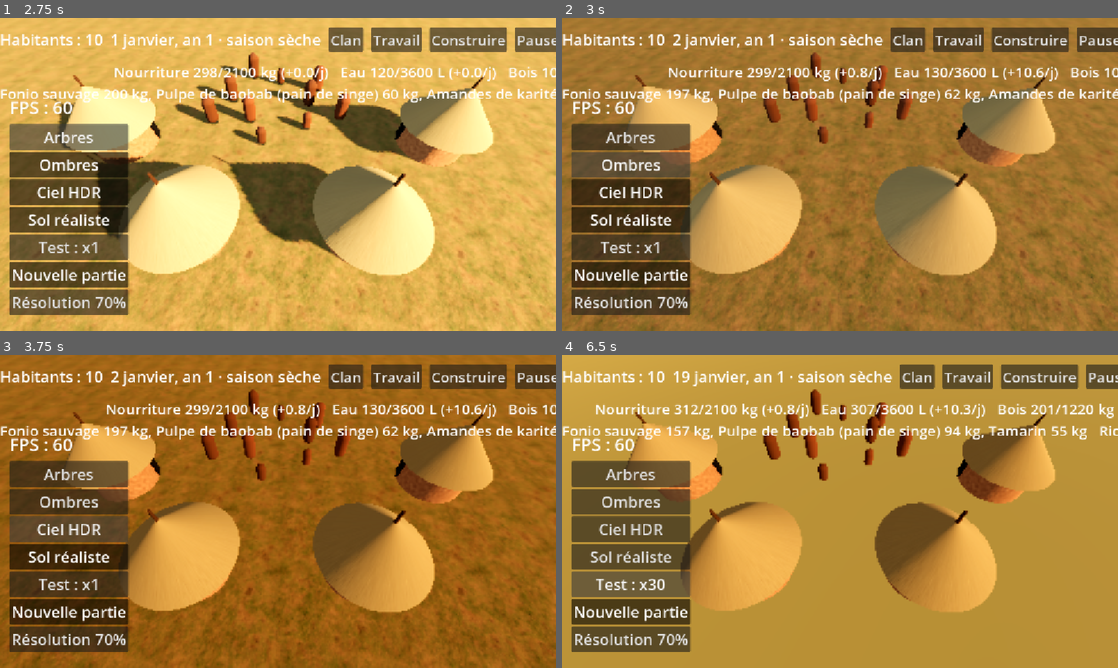
Above: before the commit, frames 1-4 (two rows, left to right).
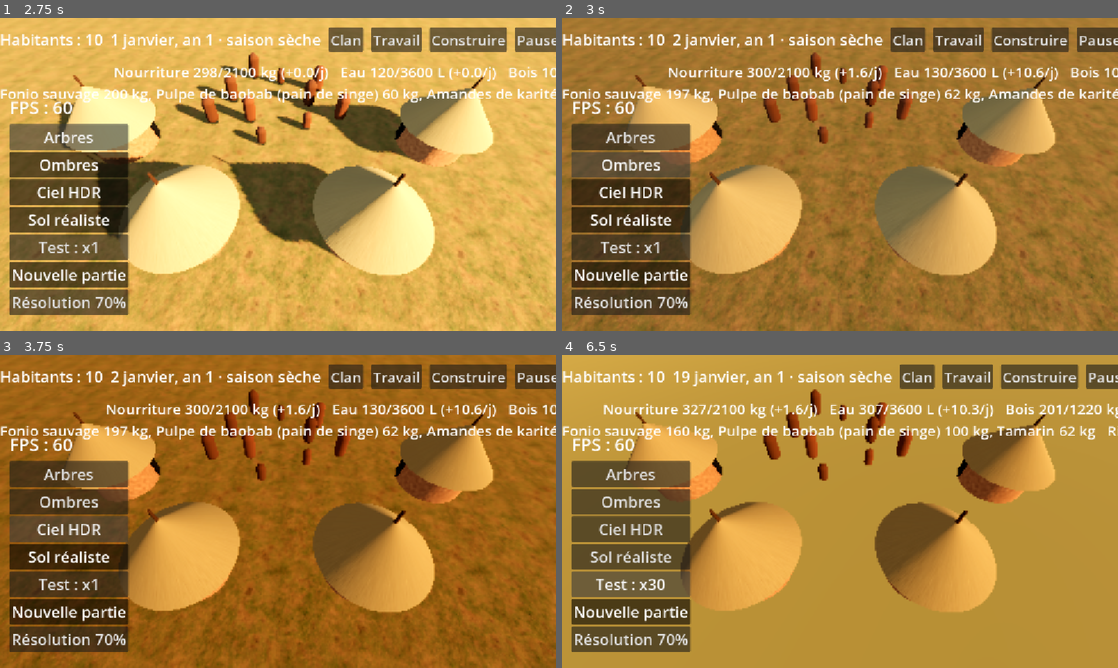
Above: after the commit, the same moments.

Repository: barroapk/faso-kanou
Game: Godot game, scene res://scenes/main.tscn
Two runs of this game, one before a commit and one after it. Both use one fixed random seed, a clock stepped at 60 frames per second and the inputs below. A sky picture missing from this copy of the repository is replaced by a grey-blue gradient.
Inputs:
- Up to frame 1 (2.75 s): click "Nouvelle partie" at 0.5 s; click "Nouvelle partie" at 1.25 s; click "Arbres" at 2 s
- Up to frame 2 (3 s): click "Ombres" at 2.75 s
- Up to frame 3 (3.75 s): click "Ciel HDR" at 3.5 s
- Up to frame 4 (6.5 s): click "Sol réaliste" at 4.25 s; click "Test : x1" at 5 s; click "Test : x8" at 5.75 s

Frame 1 is identical in both runs. In frame 2, 0.1% of the frame differs, in the area x 33-55%, y 16-20%; in frame 3, 0.1%; in frame 4, 2.4%, in the area x 6-100%, y 15-28%.

Commit message:
v0.3.16 A2 : archipel, une île par clan, bateaux

Diff:
--- a/data/clans.json
+++ b/data/clans.json
@@ -5,7 +5,6 @@
       "nom": "BARRO FASO",
       "chef_fixe": {"prenom": "Clavers", "nom": "BARRO"},
       "origine": "clan ancien venu de l'ouest, le plus avancé de la région",
-      "territoire": {"zone": "Nord, au pied du massif", "x": 250.0, "z": -650.0},
       "graine": 7001,
       "fondateurs": [
         {"prenom": "Clavers", "nom": "BARRO", "sexe": "H", "age": 40, "famille": 1, "metier": "chef"},
@@ -30,13 +29,12 @@
       "outils": {"hache_pierre": 2, "arc": 2, "lance": 2, "meule": 1},
       "connaissances": ["charbonnage", "agriculture"],
       "semences": {"mil": 40.0, "sorgho": 30.0},
-      "region": "nord"
+      "ile": "wobe"
     },
     "konate": {
       "nom": "Clan KONATÉ",
       "chef_fixe": {},
       "origine": "clan venu de Dédougou, arrivé en même temps que le joueur",
-      "territoire": {"zone": "Sud, au bord de la rivière", "x": -420.0, "z": 520.0},
       "graine": 7002,
       "fondateurs": [
         {"prenom": "Moussa", "nom": "KONATÉ", "sexe": "H", "age": 36, "famille": 1, "metier": "chef"},
@@ -56,7 +54,7 @@
       "stocks": {"nourriture": 300.0, "eau": 150.0, "bois": 100.0, "sel": 20.0},
       "outils": {"hache_pierre": 1, "arc": 1, "lance": 1},
       "connaissances": [],
-      "region": "sud"
+      "ile": "dafra"
     }
   }
 }
--- /dev/null
+++ b/data/iles.json
@@ -0,0 +1,60 @@
+{
+  "_notes": "Archipel de Faso Kanou. Chaque clan vit sur sa propre île ; on passe d'une île à l'autre seulement par bateau. carte : position en km sur la carte du monde. surface_ha et cultivable_ha : hectares (1 km² = 100 ha). fertilite : 1 = sol moyen. pluie_mm : pluie d'une année normale. ruissellement : part de la pluie qui coule (retenues). richesse : 1 = normal ; multiplie ce que rapportent la coupe de bois, la chasse, la cueillette et, plus tard, les carrières, les mines et la pêche. Les terres ne grandissent jamais : seules les améliorations augmentent ce qu'un hectare produit.",
+  "archipel": {"nom": "Archipel de Faso Kanou", "largeur_km": 900, "hauteur_km": 700},
+  "iles": {
+    "kossi": {
+      "nom": "Île de Kossi", "forme": "grande plaine centrale entourée de collines basses", "relief": "plaine",
+      "carte": {"x": 420.0, "z": 330.0},
+      "surface_ha": 1200000, "cultivable_ha": 520000, "fertilite": 1.0, "pluie_mm": 850, "ruissellement": 0.10,
+      "eau_douce": {"rivieres": 2, "sources": 3, "nappe": "peu profonde"},
+      "littoral": {"baies": 2, "port_naturel": true},
+      "richesse": {"bois": 1.0, "chasse": 1.1, "cueillette": 1.1, "pierre": 0.6, "argile": 1.2, "fer": 0.4, "or": 0.2, "sel": 0.3, "poisson": 0.9},
+      "clan": ""
+    },
+    "sanga": {
+      "nom": "Île de Sanga", "forme": "île longue et étroite, découpée de nombreuses baies", "relief": "dunes et plateaux bas",
+      "carte": {"x": 160.0, "z": 520.0},
+      "surface_ha": 650000, "cultivable_ha": 190000, "fertilite": 0.75, "pluie_mm": 700, "ruissellement": 0.08,
+      "eau_douce": {"rivieres": 0, "sources": 4, "nappe": "moyenne"},
+      "littoral": {"baies": 7, "port_naturel": true},
+      "richesse": {"bois": 0.6, "chasse": 0.7, "cueillette": 0.9, "pierre": 0.8, "argile": 0.7, "fer": 0.3, "or": 0.1, "sel": 1.6, "poisson": 1.6},
+      "clan": ""
+    },
+    "kouri": {
+      "nom": "Île de Kouri", "forme": "grande île sèche, plateaux de latérite et oasis", "relief": "plateaux",
+      "carte": {"x": 700.0, "z": 120.0},
+      "surface_ha": 1500000, "cultivable_ha": 300000, "fertilite": 0.65, "pluie_mm": 450, "ruissellement": 0.18,
+      "eau_douce": {"rivieres": 0, "sources": 2, "nappe": "profonde"},
+      "littoral": {"baies": 1, "port_naturel": false},
+      "richesse": {"bois": 0.5, "chasse": 0.8, "cueillette": 0.6, "pierre": 1.3, "argile": 0.8, "fer": 1.0, "or": 1.5, "sel": 1.2, "poisson": 0.7},
+      "clan": ""
+    },
+    "bane": {
+      "nom": "Île de Bané", "forme": "petite île ronde autour d'un ancien volcan", "relief": "volcan et pentes",
+      "carte": {"x": 560.0, "z": 600.0},
+      "surface_ha": 280000, "cultivable_ha": 120000, "fertilite": 1.3, "pluie_mm": 1050, "ruissellement": 0.20,
+      "eau_douce": {"rivieres": 1, "sources": 6, "nappe": "peu profonde"},
+      "littoral": {"baies": 1, "port_naturel": false},
+      "richesse": {"bois": 1.2, "chasse": 0.8, "cueillette": 1.3, "pierre": 1.4, "argile": 0.6, "fer": 0.5, "or": 0.1, "sel": 0.2, "poisson": 1.0},
+      "clan": ""
+    },
+    "wobe": {
+      "nom": "Île de Wobé", "forme": "île de montagnes, vallées étroites", "relief": "montagnes",
+      "carte": {"x": 250.0, "z": 120.0},
+      "surface_ha": 900000, "cultivable_ha": 210000, "fertilite": 0.85, "pluie_mm": 650, "ruissellement": 0.22,
+      "eau_douce": {"rivieres": 3, "sources": 5, "nappe": "moyenne"},
+      "littoral": {"baies": 2, "port_naturel": true},
+      "richesse": {"bois": 0.9, "chasse": 1.0, "cueillette": 0.8, "pierre": 1.6, "argile": 0.9, "fer": 1.6, "or": 0.6, "sel": 0.4, "poisson": 0.8},
+      "clan": "barro_faso"
+    },
+    "dafra": {
+      "nom": "Île de Dafra", "forme": "île de forêts et de collines, coupée par un grand fleuve", "relief": "collines boisées",
+      "carte": {"x": 800.0, "z": 480.0},
+      "surface_ha": 800000, "cultivable_ha": 330000, "fertilite": 1.1, "pluie_mm": 1000, "ruissellement": 0.10,
+      "eau_douce": {"rivieres": 4, "sources": 3, "nappe": "peu profonde"},
+      "littoral": {"baies": 3, "port_naturel": false},
+      "richesse": {"bois": 1.5, "chasse": 1.3, "cueillette": 1.2, "pierre": 0.7, "argile": 1.1, "fer": 0.5, "or": 0.3, "sel": 0.2, "poisson": 1.2},
+      "clan": "konate"
+    }
+  }
+}
--- a/data/terres.json
+++ /dev/null
@@ -1,11 +0,0 @@
-{
-  "_notes": "Le pays fait la taille du Burkina Faso (27,4 millions d'hectares, environ 9 millions cultivables) : assez de terre pour des millions d'habitants. Les terres ne grandissent jamais ; seules les améliorations (fumure, irrigation, outils) augmentent ce qu'un hectare produit. surface_ha et cultivable_ha : hectares. fertilite : 1 = sol moyen. pluie_mm : pluie d'une année normale. ruissellement : part de la pluie qui coule et peut être retenue par un barrage.",
-  "pays": {"nom": "Faso", "surface_ha": 27400000, "cultivable_ha": 9000000},
-  "regions": {
-    "centre": {"nom": "Plateau du centre", "surface_ha": 120000, "cultivable_ha": 42000, "fertilite": 0.9, "pluie_mm": 750, "ruissellement": 0.12, "clan": "joueur"},
-    "nord": {"nom": "Pied du massif", "surface_ha": 150000, "cultivable_ha": 38000, "fertilite": 0.8, "pluie_mm": 600, "ruissellement": 0.15, "clan": "barro_faso"},
-    "sud": {"nom": "Bord de la rivière", "surface_ha": 110000, "cultivable_ha": 48000, "fertilite": 1.05, "pluie_mm": 900, "ruissellement": 0.10, "clan": "konate"},
-    "est": {"nom": "Plaine de l'est", "surface_ha": 200000, "cultivable_ha": 80000, "fertilite": 0.95, "pluie_mm": 800, "ruissellement": 0.12, "clan": ""},
-    "ouest": {"nom": "Vallée de l'ouest", "surface_ha": 180000, "cultivable_ha": 75000, "fertilite": 1.1, "pluie_mm": 950, "ruissellement": 0.10, "clan": ""}
-  }
-}
--- a/scripts/core/agriculture.gd
+++ b/scripts/core/agriculture.gd
@@ -2,7 +2,7 @@
 
 # Agriculture et irrigation (v0.3.16 A).
 # Les champs sont des données (la 3D les montrera plus tard).
-# La terre est limitée : un clan ne cultive que dans sa région (data/terres.json).
+# La terre est limitée : chaque clan cultive seulement son île (data/iles.json).
 # Aucune terre n'est créée ; les améliorations augmentent le rendement, pas la surface.
 # Rendement d'une récolte = rendement de la culture × hectares × fertilité
 #   × part du travail fait^0,7 × part de l'eau reçue.
@@ -17,8 +17,8 @@
 
 var cultures := {}
 var regle := {}
-var region_id := ""
-var region := {}
+var ile_id := ""
+var ile := {}
 var champs: Array = []
 var prochain_id := 1
 var eau_retenue := 0.0                # m³ gardés par les retenues
@@ -29,13 +29,17 @@
     if typeof(c) == TYPE_DICTIONARY:
         cultures = c["cultures"]
         regle = c
-    choisir_region("centre")
-
-func choisir_region(id: String) -> void:
-    var t = JSON.parse_string(FileAccess.get_file_as_string("res://data/terres.json"))
-    if typeof(t) == TYPE_DICTIONARY and t["regions"].has(id):
-        region_id = id
-        region = t["regions"][id]
+    choisir_ile("kossi")
+
+static func catalogue_iles() -> Dictionary:
+    var t = JSON.parse_string(FileAccess.get_file_as_string("res://data/iles.json"))
+    return t["iles"] if typeof(t) == TYPE_DICTIONARY else {}
+
+func choisir_ile(id: String) -> void:
+    var iles := catalogue_iles()
+    if iles.has(id):
+        ile_id = id
+        ile = iles[id]
 
 # ---------- Terre ----------
 
@@ -46,18 +50,18 @@
     return s
 
 func terre_libre() -> float:
-    return maxf(0.0, float(region.get("cultivable_ha", 0.0)) - surface_cultivee())
+    return maxf(0.0, float(ile.get("cultivable_ha", 0.0)) - surface_cultivee())
 
 # Un nouveau champ : il faudra le défricher (travail) avant la première récolte.
 func creer_champ(ha: float) -> String:
     ha = minf(ha, terre_libre())
     if ha < 0.1:
-        return "Plus de terre cultivable libre dans la région."
+        return "Plus de terre cultivable libre sur l'île."
     champs.append({"id": prochain_id, "ha": ha, "culture": "", "etat": "friche",
-        "fertilite": float(region.get("fertilite", 1.0)), "defriche": false,
+        "fertilite": float(ile.get("fertilite", 1.0)), "defriche": false,
         "semis": -1, "jours": 0, "eau": 0.0, "travail": 0.0, "irrigue": false})
     prochain_id += 1
-    evenement.emit("Nouveau champ de %.1f ha (région : %s)." % [ha, region.get("nom", region_id)])
+    evenement.emit("Nouveau champ de %.1f ha (%s)." % [ha, ile.get("nom", ile_id)])
     return ""
 
 func champ(id: int) -> Dictionary:
@@ -159,14 +163,14 @@
     var rec := float(regle.get("recuperation_jachere_an", 0.08)) / 360.0
     for c in champs:
         if c["etat"] != "seme":
-            c["fertilite"] = minf(float(region.get("fertilite", 1.0)), float(c["fertilite"]) + rec)
+            c["fertilite"] = minf(float(ile.get("fertilite", 1.0)), float(c["fertilite"]) + rec)
 
 func _remplir_retenue(cons, pluie: bool, mois: int) -> void:
     var cap: float = cons.effet_total("retenue_m3")
     eau_retenue *= 1.0 - RETENUE_EVAPORATION
     if pluie and cap > 0.0:
-        # Pluie qui ruisselle sur la région, par jour de pluie (1 mm sur 1 ha = 10 m³).
-        var arrivee: float = float(region.get("pluie_mm", 0.0)) * 10.0 * float(region.get("surface_ha", 0.0)) * float(region.get("ruissellement", 0.0)) / (MOIS_PLUIES.size() * 30.0)
+        # Pluie qui ruisselle sur l'île, par jour de pluie (1 mm sur 1 ha = 10 m³).
+        var arrivee: float = float(ile.get("pluie_mm", 0.0)) * 10.0 * float(ile.get("surface_ha", 0.0)) * float(ile.get("ruissellement", 0.0)) / (MOIS_PLUIES.size() * 30.0)
         eau_retenue = minf(cap, eau_retenue + arrivee)
     eau_retenue = minf(eau_retenue, cap)
 
@@ -238,12 +242,14 @@
 # ---------- Sauvegarde ----------
 
 func vers_dict() -> Dictionary:
-    return {"region": region_id, "champs": champs, "prochain_id": prochain_id, "eau_retenue": eau_retenue, "semences": semences}
+    return {"ile": ile_id, "champs": champs, "prochain_id": prochain_id, "eau_retenue": eau_retenue, "semences": semences}
 
 func depuis_dict(d: Dictionary) -> void:
     if d.is_empty():
         return
-    choisir_region(str(d.get("region", region_id)))
+    # Sauvegarde v0.3.16 A (régions) : chaque ancienne région devient l'île du clan.
+    var ancien := {"centre": "kossi", "nord": "wobe", "sud": "dafra"}
+    choisir_ile(str(d.get("ile", ancien.get(str(d.get("region", "")), ile_id))))
     champs = d.get("champs", [])
     for c in champs:
         c["id"] = int(c["id"])
--- a/scripts/core/caravanes.gd
+++ b/scripts/core/caravanes.gd
@@ -1,6 +1,7 @@
 extends RefCounted
 
-# Caravanes entre clans (v0.3.15 B).
+# Bateaux entre les îles (v0.3.15 B, archipel en v0.3.16 A2).
+# Chaque clan vit sur son île : toute marchandise traverse la mer.
 # Au départ, la marchandise du vendeur ET le paiement de l'acheteur sont
 # retirés des stocks (motif « transport ») : ils sont réservés, personne ne
 # peut les vendre une deuxième fois pendant le trajet.
@@ -11,13 +12,12 @@
 
 signal evenement(texte)
 
-const VITESSE := 150.0          # unités de carte parcourues par jour
-const DUREE_MIN := 2            # jours
-const RISQUE_BASE := 0.03       # chance d'incident par voyage
-const RISQUE_JOUR := 0.01       # + par jour de route
+const VITESSE := 40.0           # km par jour (grande pirogue à voile et rames)
+const DUREE_MIN := 1            # jours
+const RISQUE_BASE := 0.05       # chance d'incident par traversée (tempête, chavirement)
+const RISQUE_JOUR := 0.01       # + par jour en mer
 const PERTE_MIN := 0.1          # part perdue lors d'un incident
 const PERTE_MAX := 0.4
-const POSITION_JOUEUR := {"x": 0.0, "z": 0.0}
 
 var en_route: Array = []
 var rng := RandomNumberGenerator.new()
@@ -30,9 +30,9 @@
     var dz := float(terr_a.get("z", 0.0)) - float(terr_b.get("z", 0.0))
     return maxi(DUREE_MIN, int(ceil(sqrt(dx * dx + dz * dz) / VITESSE)))
 
+# Position de l'île du clan sur la carte de l'archipel (km).
 func territoire(c) -> Dictionary:
-    var t = c.get("territoire")
-    return t if t is Dictionary and not t.is_empty() else POSITION_JOUEUR
+    return c.agriculture.ile.get("carte", {"x": 0.0, "z": 0.0})
 
 # Lance la caravane à partir d'un devis du marché. Renvoie "" si elle part.
 func envoyer(a, id_a: String, b, id_b: String, d: Dictionary, jour: int, num: String) -> String:
@@ -53,7 +53,7 @@
         "depart": jour, "arrivee": jour + jours,
         "risque": RISQUE_BASE + RISQUE_JOUR * jours,
     })
-    evenement.emit("Caravane %s : %.1f %s part de %s vers %s (%d jours)." % [num, q, produit, id_b, id_a, jours])
+    evenement.emit("Bateau %s : %.1f %s part de %s vers %s (%d jours de mer)." % [num, q, produit, id_b, id_a, jours])
     return ""
 
 # trouver : Callable(id) -> clan. Appelé chaque jour.
@@ -93,9 +93,9 @@
     a.economie.transactions.append(t)
     b.economie.transactions.append(t.duplicate(true))
     if perte > 0.0:
-        evenement.emit("Caravane %s : incident en route, %.1f %s perdus. %s paie seulement ce qui est arrivé." % [c["id"], perte, c["produit"], c["acheteur"]])
+        evenement.emit("Bateau %s : tempête en mer, %.1f %s perdus. %s paie seulement ce qui est arrivé." % [c["id"], perte, c["produit"], c["acheteur"]])
     else:
-        evenement.emit("Caravane %s arrivée : %.1f %s livrés à %s." % [c["id"], arrive, c["produit"], c["acheteur"]])
+        evenement.emit("Bateau %s arrivé : %.1f %s livrés à %s." % [c["id"], arrive, c["produit"], c["acheteur"]])
 
 # Quantité en route, pour qu'un clan ne relance pas le même achat.
 func en_attente(id_clan: String, produit: String) -> float:
--- a/scripts/core/civilisation.gd
+++ b/scripts/core/civilisation.gd
@@ -38,6 +38,7 @@
 var marche
 var caravanes
 var agriculture
+var ile_joueur := ""
 
 func _ready() -> void:
     if not _charger(FICHIER) and not _charger(FICHIER + ".bak"):
@@ -70,6 +71,9 @@
 
 func _nouvelle() -> void:
     _creer_modules()
+    if ile_joueur == "" or not iles_au_choix().has(ile_joueur):
+        ile_joueur = iles_au_choix()[0]
+    _installer_ile()
     population.creer_clan_initial(temps.jour_total)
     construction.etat_initial()
     conseil.etat_initial(population, temps.jour_total)
@@ -115,6 +119,19 @@
     var d := devis_commerce(acheteur, vendeur, produit, q, paiement)
     return marche.conclure(_clan(acheteur), acheteur, _clan(vendeur), vendeur, d, temps.jour_total, diplomatie)
 
+# Îles libres, que le joueur peut choisir (data/iles.json, "clan" vide).
+func iles_au_choix() -> Array:
+    var l: Array = []
+    var iles: Dictionary = AGRICULTURE.catalogue_iles()
+    for id in iles:
+        if str(iles[id].get("clan", "")) == "":
+            l.append(id)
+    return l
+
+func _installer_ile() -> void:
+    agriculture.choisir_ile(ile_joueur)
+    ressources.richesse = agriculture.ile.get("richesse", {})
+
 # Agriculture du joueur : créer un champ (hectares) et le semer.
 func creer_champ(ha: float) -> String:
     return agriculture.creer_champ(ha)
@@ -132,7 +149,9 @@
     temps.nouveau_jour.connect(_jour_passe)
     temps.nouveau_mois.connect(_mois_passe)
 
-func nouvelle_partie() -> void:
+# Le joueur choisit son île parmi les îles libres (les rivaux ont déjà la leur).
+func nouvelle_partie(ile := "") -> void:
+    ile_joueur = ile
     _nouvelle()
     _brancher()
     sauvegarder()
@@ -223,6 +242,7 @@
         "marche": marche.vers_dict(),
         "caravanes": caravanes.vers_dict(),
         "agriculture": agriculture.vers_dict(),
+        "ile_joueur": ile_joueur,
     }
     var f := FileAccess.open(DOSSIER + FICHIER + ".tmp", FileAccess.WRITE)
     if f == null:
@@ -258,6 +278,8 @@
     marche.depuis_dict(donnees.get("marche", {}))
     caravanes.depuis_dict(donnees.get("caravanes", {}))
     agriculture.depuis_dict(donnees.get("agriculture", {}))
+    ile_joueur = str(donnees.get("ile_joueur", agriculture.ile_id))
+    _installer_ile()
     if donnees.has("voisins"):
         voisins = []
         var ids := ["joueur"]
--- a/scripts/core/clan.gd
+++ b/scripts/core/clan.gd
@@ -61,7 +61,8 @@
     territoire = fiche.get("territoire", {})
     chef_fixe = fiche.get("chef_fixe", {})
     outils_voulus = fiche.get("outils", {})
-    agriculture.choisir_region(fiche.get("region", "centre"))
+    agriculture.choisir_ile(fiche.get("ile", "kossi"))
+    ressources.richesse = agriculture.ile.get("richesse", {})
 
 func creer(cle: String, fiche: Dictionary, jour: int) -> void:
     _modules()
@@ -247,3 +248,4 @@
     decouvertes.depuis_dict(d.get("decouvertes", {}))
     economie.depuis_dict(d.get("economie", {}), ressources)
     agriculture.depuis_dict(d.get("agriculture", {}))
+    ressources.richesse = agriculture.ile.get("richesse", {})
--- a/scripts/core/ressources.gd
+++ b/scripts/core/ressources.gd
@@ -70,6 +70,7 @@
 var faim := false
 var soif := false
 var jours_sans_sel := 0
+var richesse := {}   # richesse naturelle de l'île (data/iles.json), 1 = normal
 var objets := {}   # tout ce qui n'est ni nourriture, ni eau, ni bois, ni sel (argile, canari...)
 # Flux du mois, pour la comptabilité (economie.gd) : motif -> {ressource: quantité}
 # (+ entrée, - sortie). La nourriture est comptée en kgEM sous "nourriture".
@@ -189,6 +190,16 @@
         return "aliments"
     return "objets"
 
+# Ce que l'île donne : forêts (bois), gibier (chasse), fruits et graines (cueillette).
+func _richesse(metier: String, r: String) -> float:
+    if r == "bois":
+        return float(richesse.get("bois", 1.0))
+    if metier == "chasseur":
+        return float(richesse.get("chasse", 1.0))
+    if r == "nourriture":
+        return float(richesse.get("cueillette", 1.0))
+    return 1.0
+
 func quantite(id: String) -> float:
     match _lieu(id):
         "stocks":
@@ -316,7 +327,7 @@
             p = PRODUCTION["aide"] if population.age(h, jour) >= AGE_AIDE else {}
         var efficacite := (0.6 + float(h["competence"]) / 100.0 * 0.8) * outils * float(h.get("bonus_outil", 1.0))
         for r in p:
-            var q: float = p[r][s] * efficacite
+            var q: float = p[r][s] * efficacite * _richesse(h["metier"], r)
             if r == "nourriture":
                 _recolter(q, CHASSE if h["metier"] == "chasseur" else CUEILLETTE[mois])
                 noter("production", "nourriture", q)
